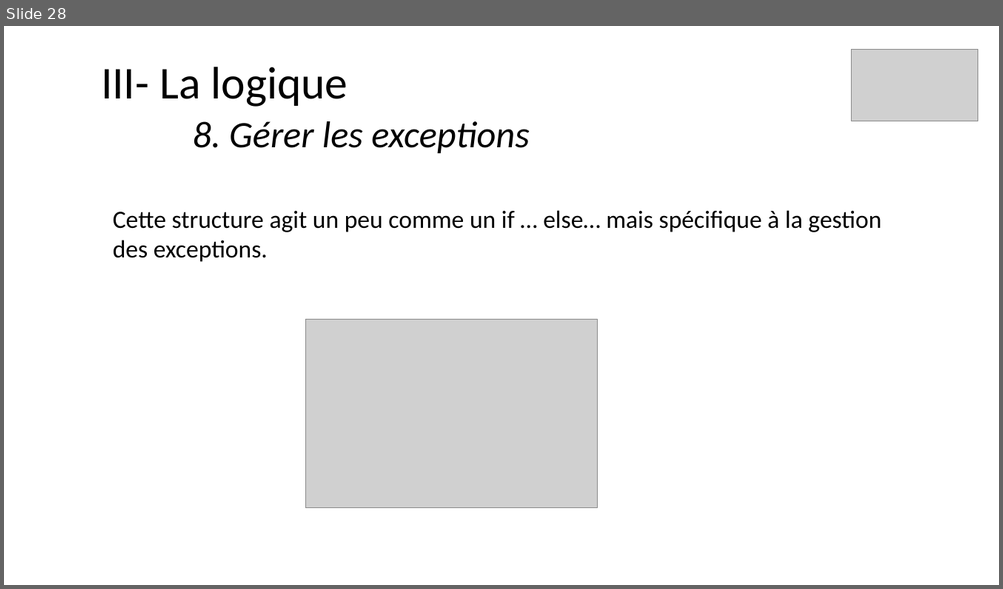
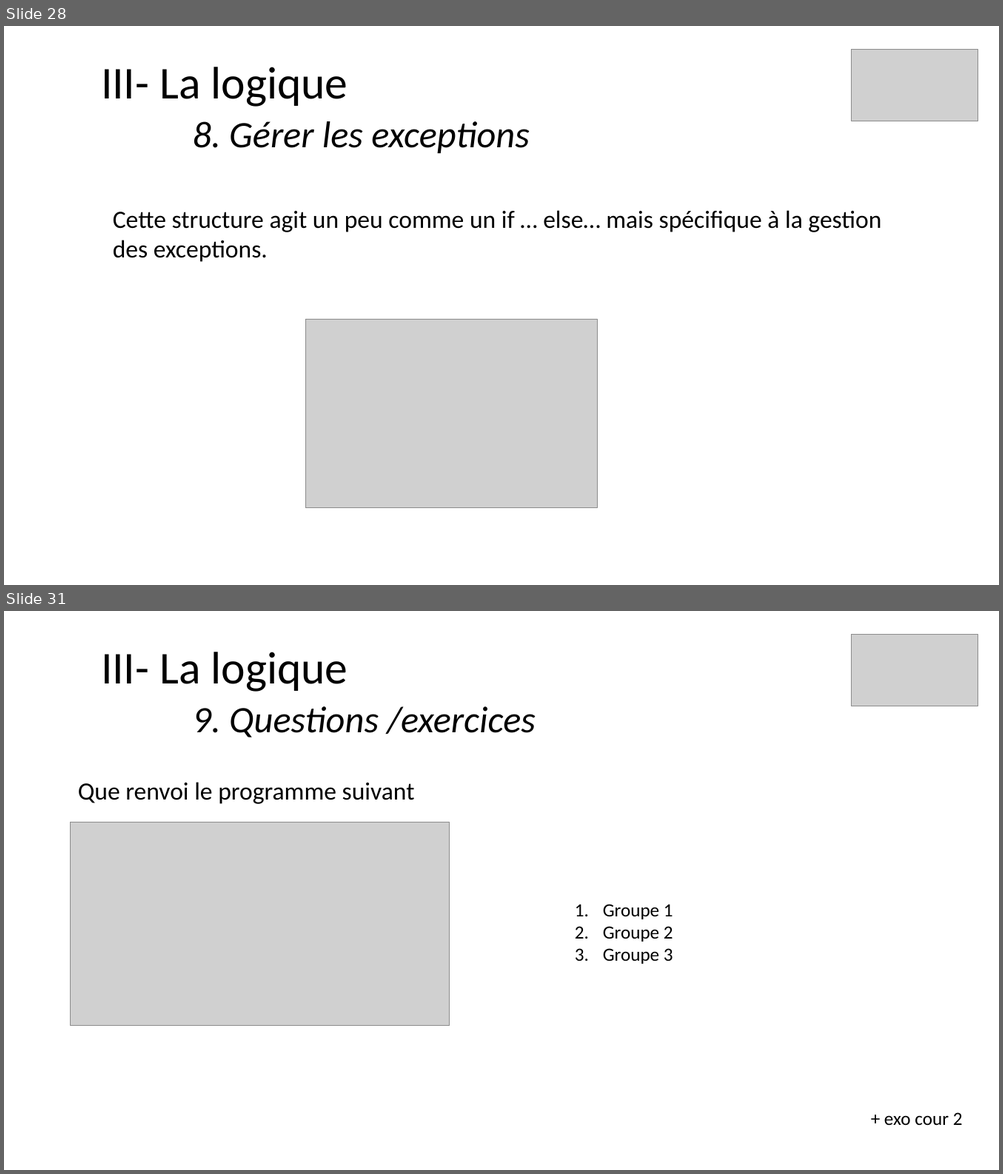
Before and after one commit to ArMb57/JavaScript, a slide deck: cours.pptx. Shown one above the other, each under a label of ours: slide 28 before the commit, slides 28 and 31 after it; the slides between them are not shown. The pictures are 1003x589 and 1003x1174 pixels, drawn with LibreOffice and Linux fonts; fonts in the diff are those of the drawing; grey boxes stand for pictures. Boxes give left, top, right and bottom in pixels: in the first picture for what was removed or moved away, otherwise in the second. Text is boxed around its words. In the diff, an @@ line names an element or a change of style, - is before the commit and + after.

```diff
--- a/cours.pptx
+++ b/cours.pptx
@@ slide 31 added at [4,611,999,1170], background #FFFFFF @@
@@ title added at [101,652,536,738], 36 pt, text #000000, italic @@
+III- La logique
+9. Questions /exercices
@@ picture added at [851,634,978,706] @@
@@ text added at [78,782,415,804], 24 pt, text #000000 @@
+Que renvoi le programme suivant
@@ picture added at [71,822,449,1026] @@
@@ text added at [603,904,673,964], 18 pt, text #000000 @@
+1. Groupe 1
+2. Groupe 2
+3. Groupe 3
@@ text added at [884,1113,962,1126], 18 pt, text #000000 @@
++ exo cour 2
```
Also in this commit, not shown: 19 other slides added, 2 other files.
